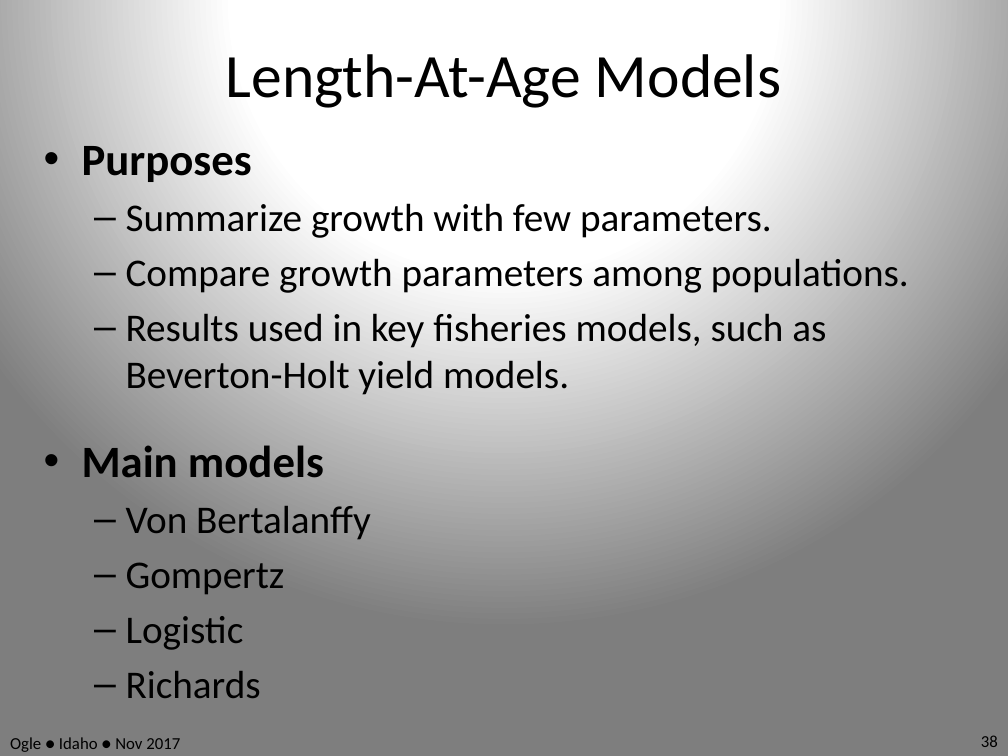
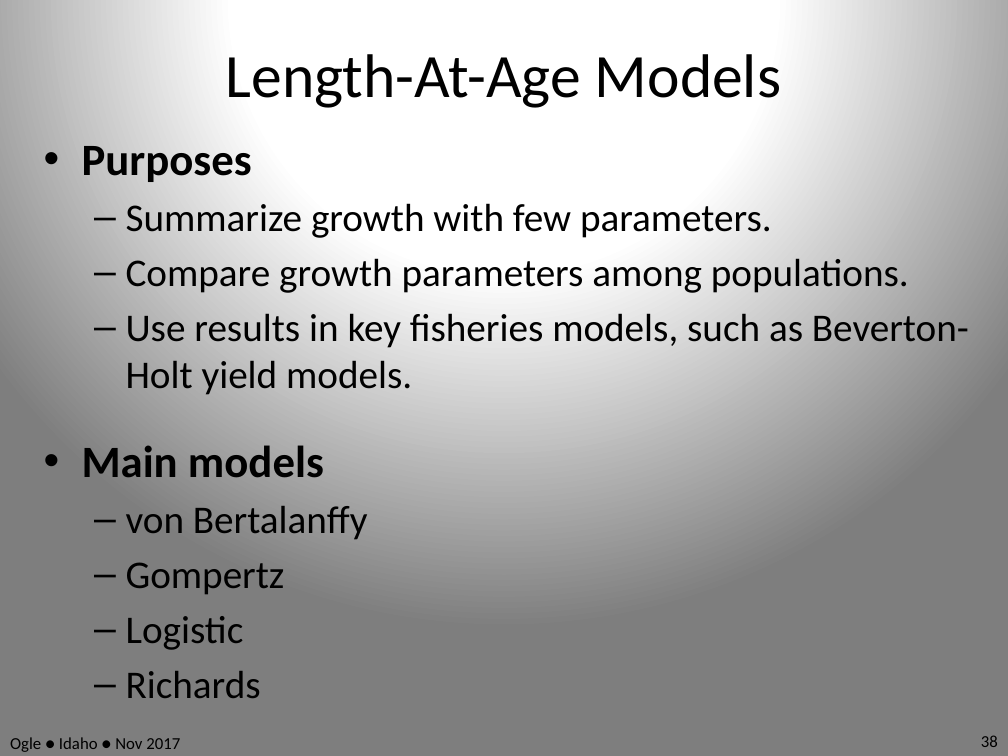
Before and after one commit to droglenc/RcourseIdaho2017, a slide deck: slide 38 of Slides.pptx. Drawn at 1008x756 pixels with LibreOffice and Linux fonts; fonts in the diff are those of the drawing. Boxes give left, top, right and bottom in pixels: in the first picture for what was removed or moved away, otherwise in the second. Text is boxed around its words. In the diff, an @@ line names an element or a change of style, - is before the commit and + after.

```diff
--- a/Slides.pptx
+++ b/Slides.pptx
@@ text at [126,313,969,395]: text changed @@
-  – Results used in key fisheries models, such as Beverton-Holt yield models.
+  – Use results in key fisheries models, such as Beverton-Holt yield models.
@@ text at [126,506,368,539]: text changed @@
-  – Von Bertalanffy
+  – von Bertalanffy
```
Also in this commit, not shown: 25 other slides changed, 11 slides added, 4 other files.
